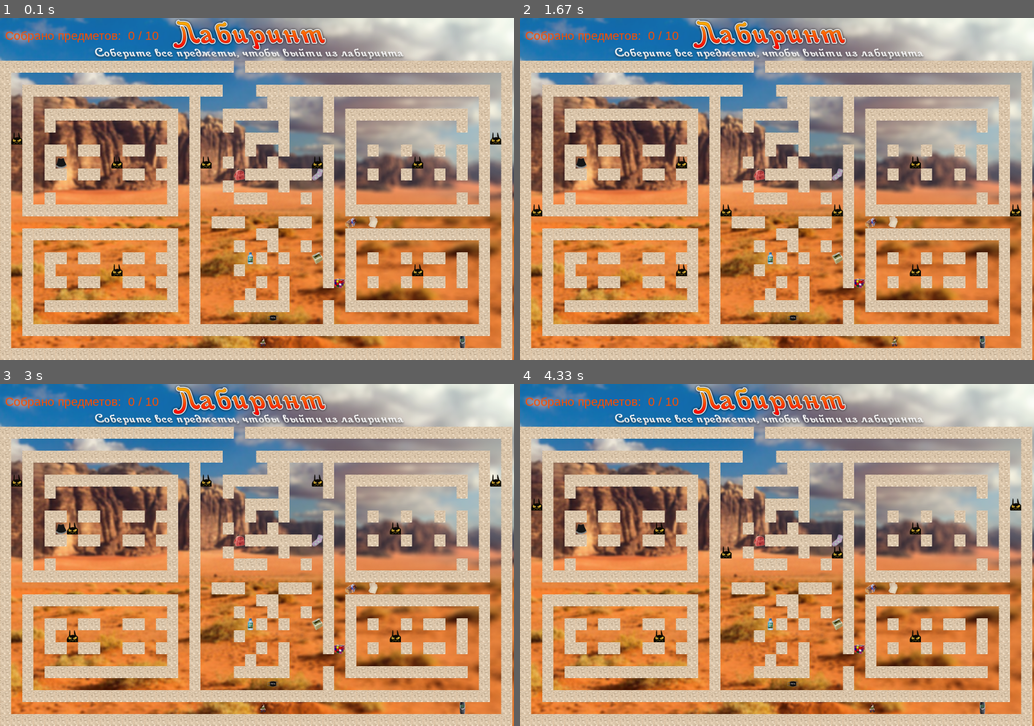
Above: before the commit, frames 1-4 (two rows, left to right).
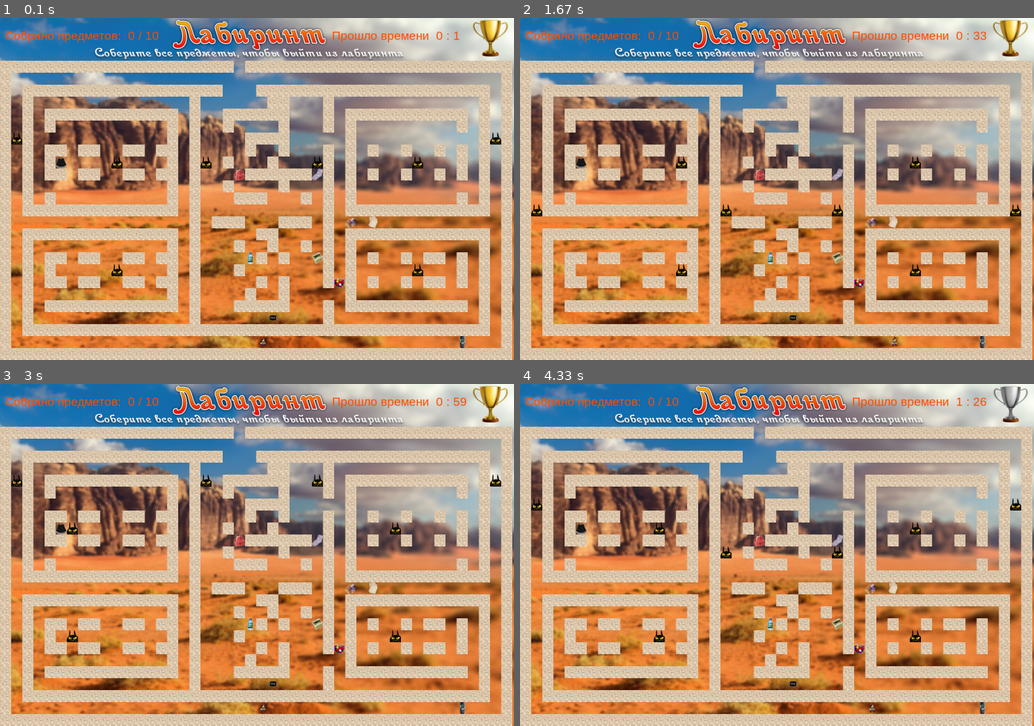
Above: after the commit, the same moments.

Repository: MariVermil/Pygame_project
Game: pygame game, started from labirint.py
Same seed, same stepped clock (60 frames per second), same inputs: the game is played once before the commit and once after it.
Inputs:
- Up to frame 1 (0.1 s): no input
- Up to frame 2 (1.67 s): hold Right 0.33-0.8 s; hold Right 1.17-1.63 s
- Up to frame 3 (3 s): hold Left 1.67-2.2 s; hold Left 2.57-2.97 s
- Up to frame 4 (4.33 s): hold Right 3.4-4.03 s

The runs differ from the first frame. In frame 1, 0.6% of the frame differs, in the area x 64-99%, y 0-12%; in frame 2, 0.6%; in frame 3, 0.6%; in frame 4, 0.6%.

Commit message:
добавлены кубки, счёт времени

Diff:
--- a/labirint.py
+++ b/labirint.py
@@ -141,6 +141,21 @@
             player.move(x + 1, y)
 
 
+def count_time():
+    if sec // 180 < 1:
+        pass_surf = load_image('gold.png')
+        pass_rect = pass_surf.get_rect(bottomright=(1190, 90))
+        screen.blit(pass_surf, pass_rect)
+    elif sec // 180 < 2:
+        pass_surf = load_image('silver.png')
+        pass_rect = pass_surf.get_rect(bottomright=(1190, 90))
+        screen.blit(pass_surf, pass_rect)
+    else:
+        pass_surf = load_image('bronze.png')
+        pass_rect = pass_surf.get_rect(bottomright=(1190, 90))
+        screen.blit(pass_surf, pass_rect)
+
+
 def terminate():
     pg.quit()
     sys.exit()
@@ -186,6 +201,7 @@
     pg.key.set_repeat(200, 70)
 
     fps = 60
+    sec = 0
 
     running = True
     while running:
@@ -239,6 +255,7 @@
                     pg.key.set_repeat(200, 70)
 
                     fps = 60
+                    sec = 0
         else:
             fon_surf = load_image('fon.png')
             fon_rect = fon_surf.get_rect()
@@ -249,7 +266,10 @@
             enemy_group.draw(screen)
             enemy_group.update()
             player.update()
+            draw_text(f'Прошло времени  {str(sec // 180)} : {str((sec // 3) % 60)}', 775, 25)
             draw_text(f'Собрано предметов:  {str(player.sum_coins)} / 10', 12, 25)
+            count_time()
         pg.display.flip()
+        sec += 1
         time.Clock().tick(fps)
     terminate()
Binary file added: data/bronze.png
Binary file added: data/gold.png
Binary file added: data/silver.png
